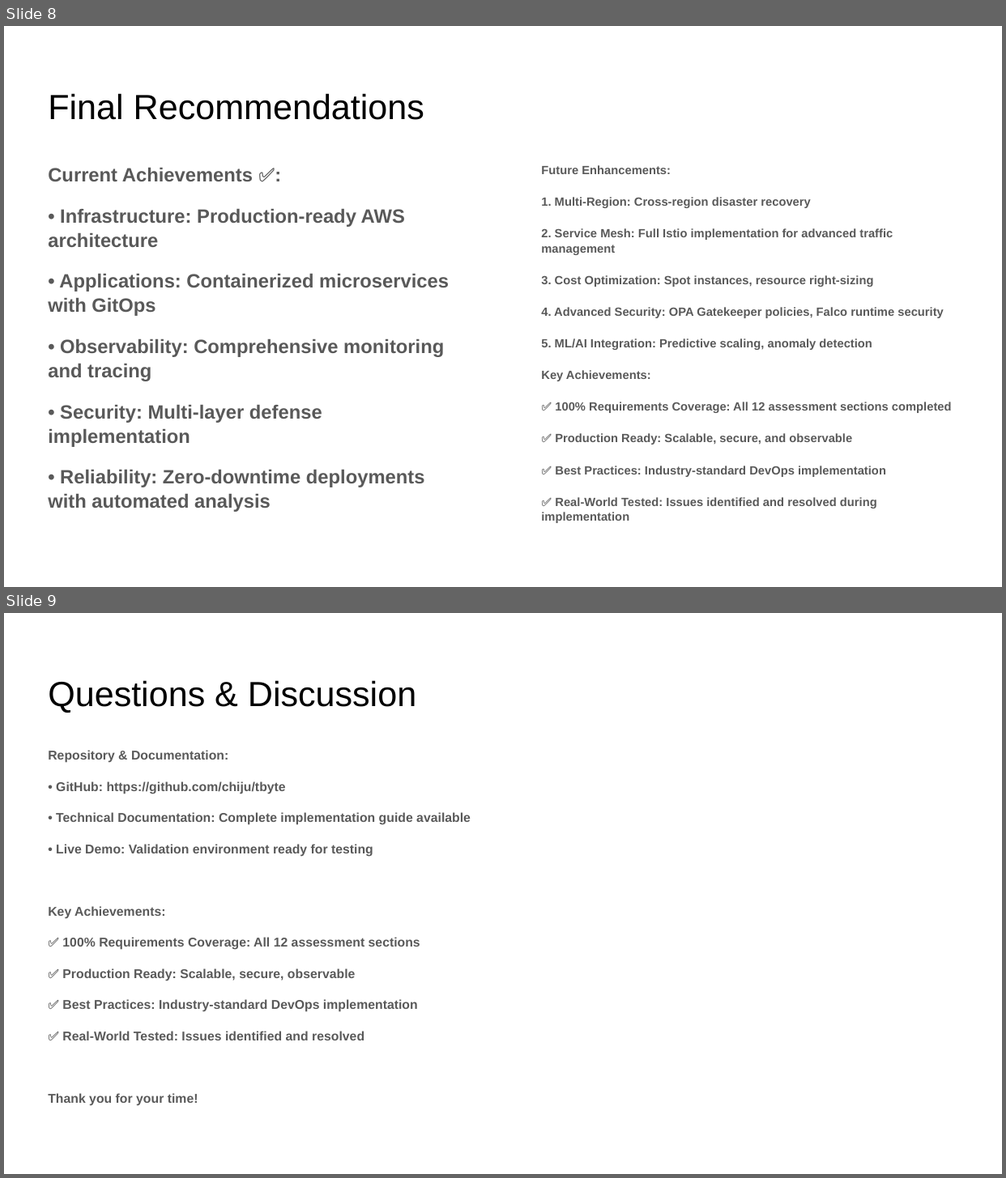
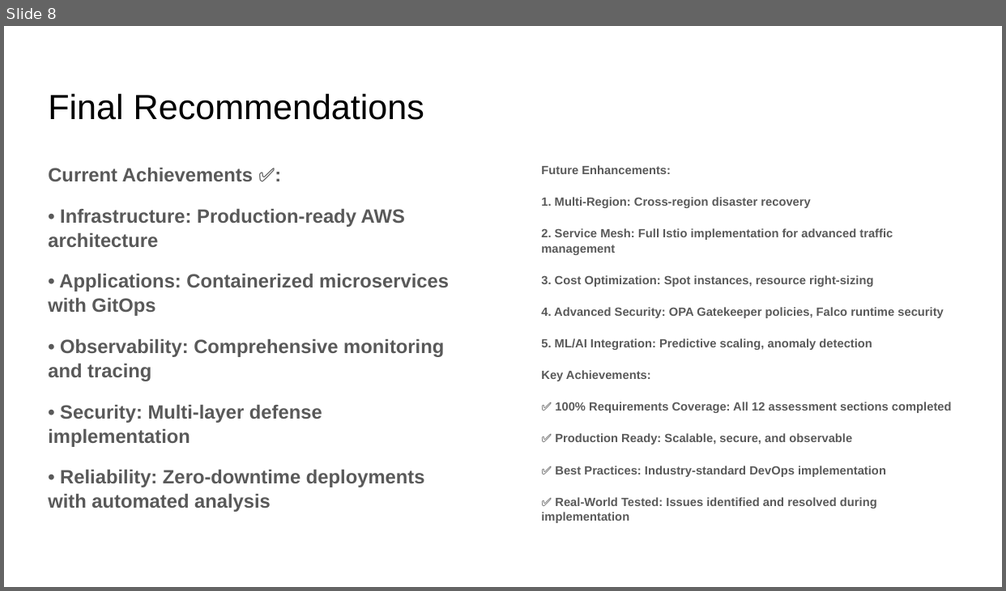
Before and after one commit to chiju/tbyte, a slide deck: docs/presentation.pptx. Shown one above the other, each under a label of ours: slides 8 and 9 before the commit, slide 8 after it. The pictures are 1006x1178 and 1006x591 pixels, drawn with LibreOffice and Linux fonts; fonts in the diff are those of the drawing. Boxes give left, top, right and bottom in pixels: in the first picture for what was removed or moved away, otherwise in the second. Text is boxed around its words. In the diff, an @@ line names an element or a change of style, - is before the commit and + after.

```diff
--- a/docs/presentation.pptx
+++ b/docs/presentation.pptx
@@ slide 9 removed at (4,613,1002,1174), background #FFFFFF @@
@@ title removed at (48,680,416,713) @@
-Questions & Discussion
@@ text removed at (48,750,471,1105) @@
-Repository & Documentation:
-• GitHub: https://github.com/chiju/tbyte
-• Technical Documentation: Complete implementation guide available
-• Live Demo: Validation environment ready for testing
-Key Achievements:
-✅ 100% Requirements Coverage: All 12 assessment sections
-✅ Production Ready: Scalable, secure, observable
-✅ Best Practices: Industry-standard DevOps implementation
-✅ Real-World Tested: Issues identified and resolved
-Thank you for your time!
```
Also in this commit, not shown: 6 slides changed.
